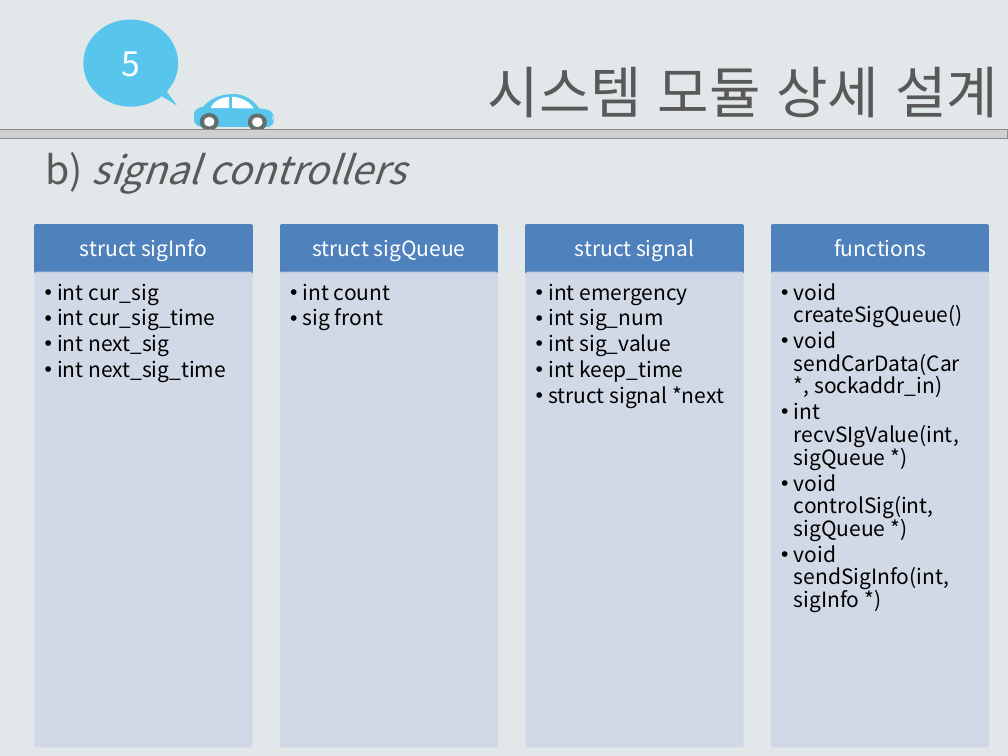
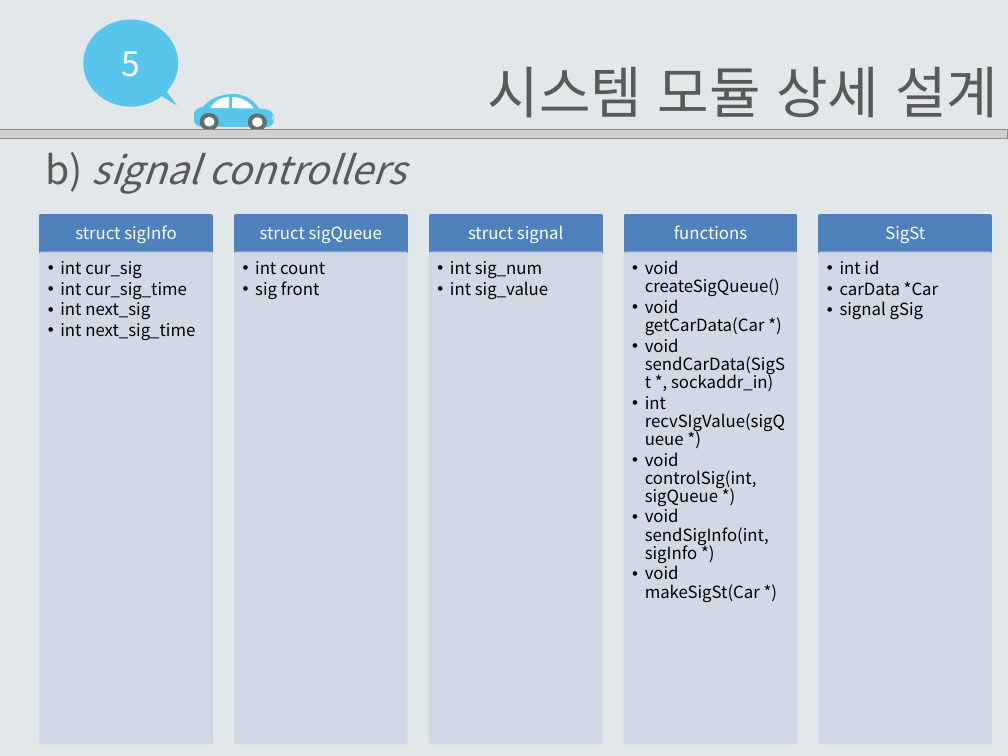
Before and after one commit to EomHeeSang/grad_proj, a slide deck: slide 17 of 발표자료/설계서2-14(엄희상,박주호,김태경).pptx (slide 15 before the commit). Drawn at 1008x756 pixels with LibreOffice and Linux fonts; fonts in the diff are those of the drawing; grey boxes stand for pictures. Boxes give left, top, right and bottom in pixels: in the first picture for what was removed or moved away, otherwise in the second. Text is boxed around its words. In the diff, an @@ line names an element or a change of style, - is before the commit and + after.

Commit message:
응급상황 시나리오+Car, Controller 슬라이드 추가

```diff
--- a/발표자료/설계서2-14(엄희상,박주호,김태경).pptx
+++ b/발표자료/설계서2-14(엄희상,박주호,김태경).pptx
@@ text "struct sigInfo": place and size @@
-text "struct sigInfo" at (80,239,207,261)
+text "struct sigInfo" at (75,225,177,243)
@@ rectangle: place and size @@
-rectangle at (35,226,251,273)
+rectangle at (40,216,212,253)
@@ text "struct sigQueue": place and size @@
-text "struct sigQueue" at (312,240,466,261)
+text "struct sigQueue" at (260,226,382,243)
@@ rectangle: place and size @@
-rectangle at (281,226,497,273)
+rectangle at (236,216,407,253)
@@ text "struct signal": place and size @@
-text "struct signal" at (575,239,694,261)
+text "struct signal" at (468,225,563,243)
@@ size 15 to 12 pt; less space between paragraphs in 4 elements at (75,225,177,243), (260,226,382,243), (468,225,563,243), (674,225,747,239) @@
@@ text "functions": place and size @@
-text "functions" at (834,239,926,256)
+text "functions" at (674,225,747,239)
@@ rectangle: place and size @@
-rectangle at (527,226,743,273)
+rectangle at (625,216,796,253)
@@ rectangle: place and size @@
-rectangle at (772,226,988,273)
+rectangle at (820,216,991,253)
@@ text "int cur_sig": place and size @@
-text "int cur_sig" at (57,284,226,382)
+text "int cur_sig" at (60,261,195,340)
@@ rectangle: place and size @@
-rectangle at (35,273,251,746)
+rectangle at (40,253,212,743)
@@ text "int count": place and size @@
-text "int count" at (303,284,390,331)
+text "int count" at (255,261,325,299)
@@ rectangle: place and size @@
-rectangle at (281,273,497,746)
+rectangle at (236,253,407,743)
@@ size 15 to 12 pt; bullet •• to • in 3 elements at (60,261,195,340), (255,261,325,299), (450,261,548,299) @@
@@ text "int sig_num": place and size @@
-text "int sig_num" at (548,284,724,408)
+text "int sig_num" at (450,261,548,299)
@@ rectangle: place and size @@
-rectangle at (527,273,743,746)
+rectangle at (625,253,796,743)
@@ text "void createSigQueue()": place and size @@
-text "void createSigQueue()" at (794,283,963,612)
+text "void createSigQueue()" at (645,260,785,602)
@@ text at (645,260,780,563): size 15 to 12 pt in "void createSigQueue()", "void controlSig(int, sigQueue *)", "void sendSigInfo(int, sigInfo *)"; bullet •• to • @@
@@ rectangle: place and size @@
-rectangle at (772,273,988,746)
+rectangle at (820,253,991,743)
@@ group added at (430,216,938,743): 2 rectangles, 2 texts @@
+SigSt
+  • int id
+  • carData *Car
+  • signal gSig
@@ text at (548,284,687,305): paragraph removed @@
-  •• int emergency
@@ text at (645,299,785,432): text changed; size 15 to 12 pt @@
-  •• void sendCarData(Car *, sockaddr_in)
-  •• int recvSIgValue(int, sigQueue *)
+  • void getCarData(Car *)
+  • void sendCarData(SigSt *, sockaddr_in)
+  • int recvSIgValue(sigQueue *)
@@ text at (548,356,724,408): paragraphs removed @@
-  •• int keep_time
-  •• struct signal *next
@@ text at (645,562,760,602): paragraph added @@
+  • void makeSigSt(Car *)
```
Also in this commit, not shown: 6 other slides changed, 4 slides added, 1 other file.
